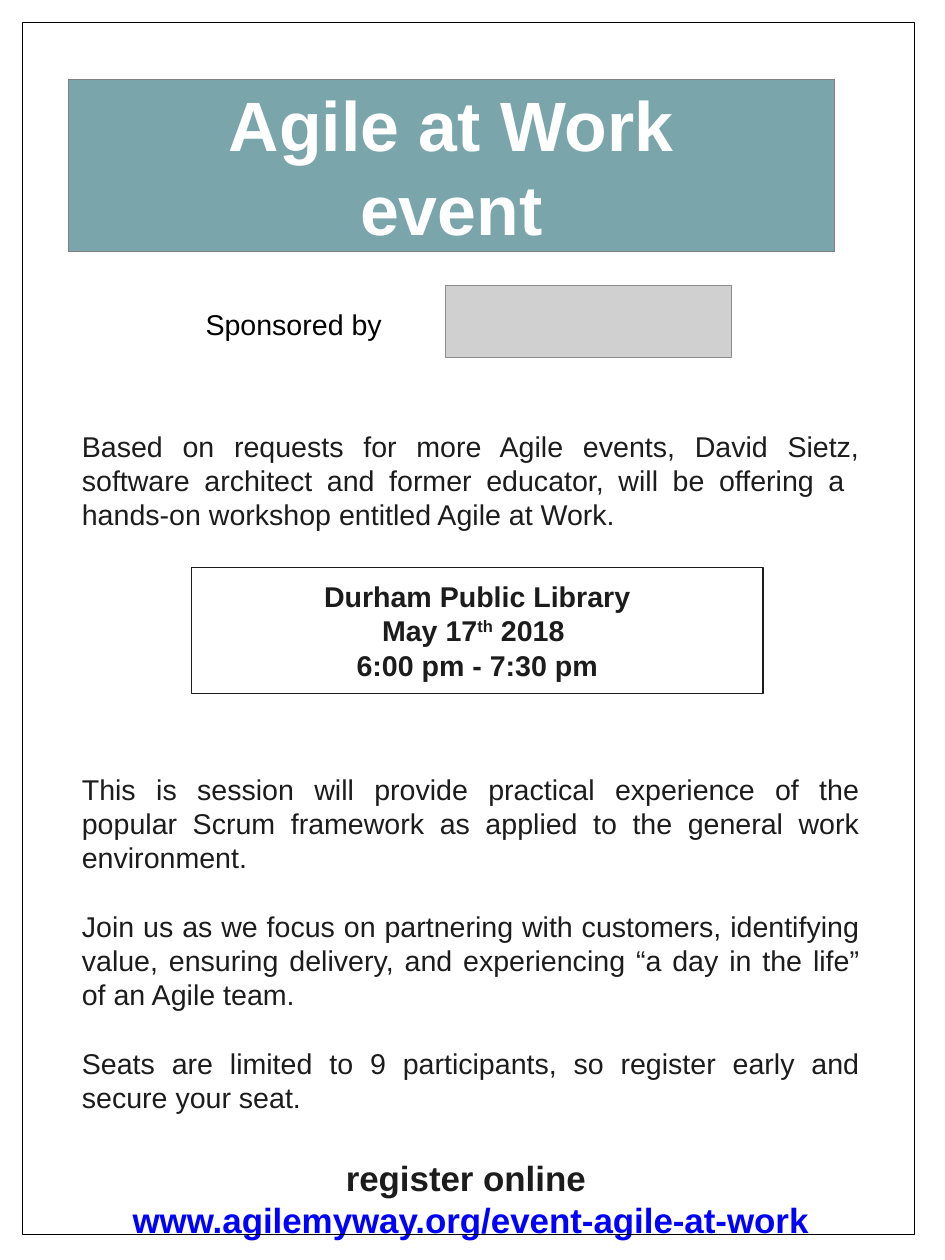
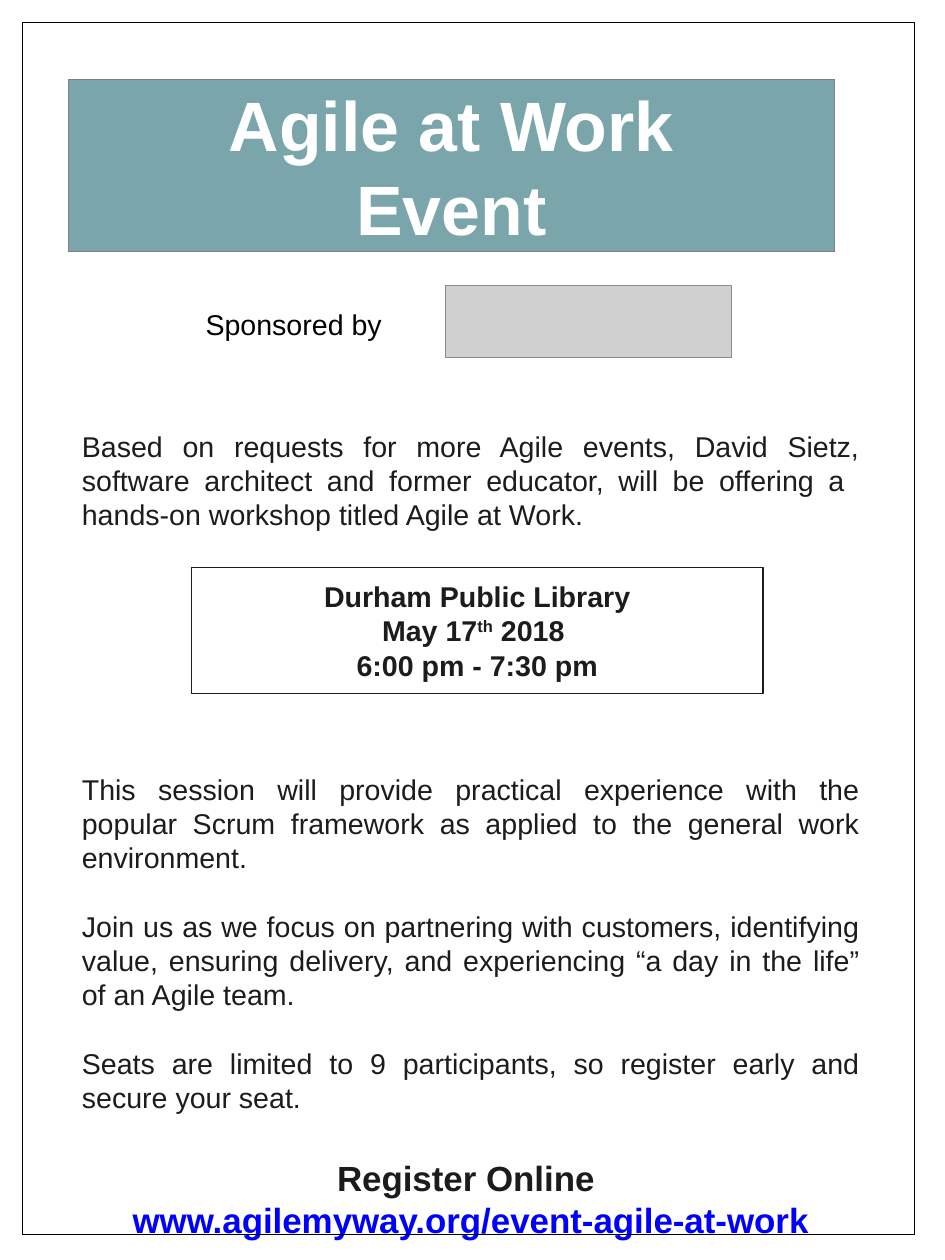
Before and after one commit to dsietz/agile-my-way, a slide deck: slide 1 of doc/Agile at Work Flyer.odp. Drawn at 945x1260 pixels with LibreOffice and Linux fonts; fonts in the diff are those of the drawing; grey boxes stand for pictures. Boxes give left, top, right and bottom in pixels: in the first picture for what was removed or moved away, otherwise in the second. Text is boxed around its words. In the diff, an @@ line names an element or a change of style, - is before the commit and + after.

Commit message:
added the Agile at Work presentation

```diff
--- a/doc/Agile at Work Flyer.odp
+++ b/doc/Agile at Work Flyer.odp
@@ text in rectangle at box(356, 187, 546, 236): text changed @@
-event
+Event
@@ text at box(82, 436, 859, 869): text changed @@
-Based on requests for more Agile events, David Sietz, software architect and former educator, will be offering a hands-on workshop entitled Agile at Work.
-This is session will provide practical experience of the popular Scrum framework as applied to the general work environment.
+Based on requests for more Agile events, David Sietz, software architect and former educator, will be offering a hands-on workshop titled Agile at Work.
+This session will provide practical experience with the popular Scrum framework as applied to the general work environment.
@@ text at box(337, 1165, 594, 1198): text changed @@
-register online
+Register Online
```
Also in this commit, not shown: 2 other files.
